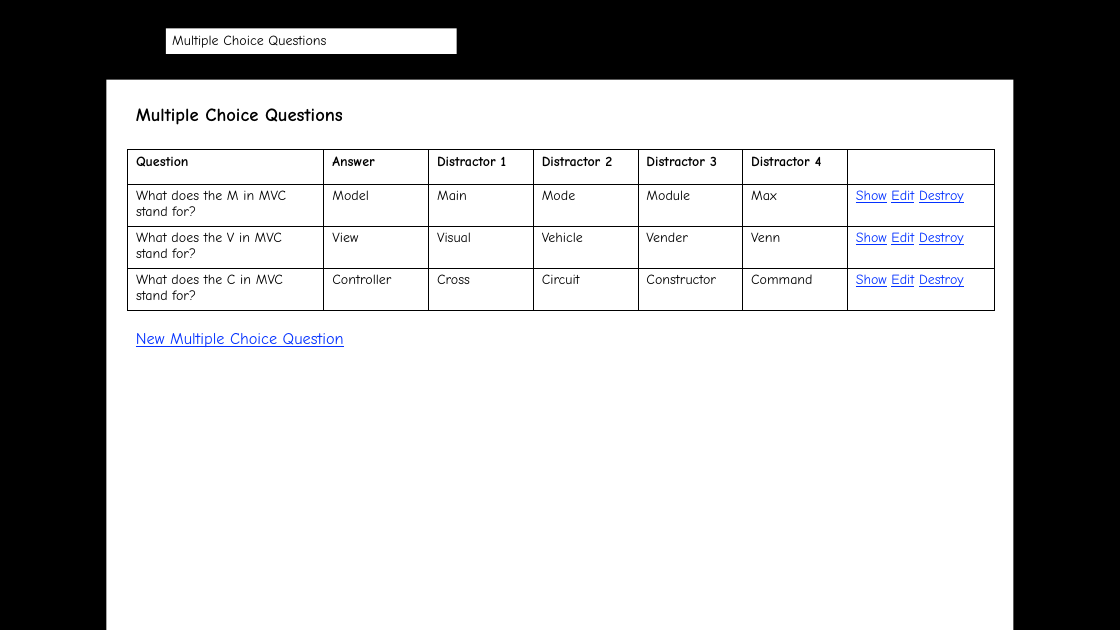
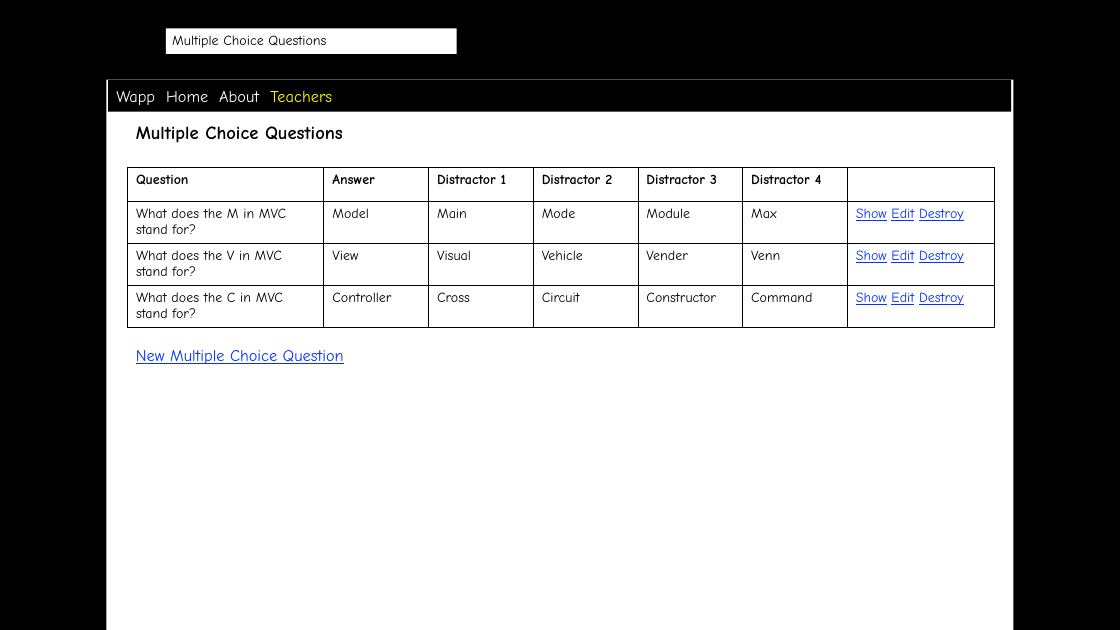
Before and after one commit to scott-fleming/wapp, a slide deck: slide 15 of docs/wireframes.pptx (slide 11 before the commit). Drawn at 1120x630 pixels with LibreOffice and Linux fonts; fonts in the diff are those of the drawing; background and template pictures are left out. Boxes give left, top, right and bottom in pixels: in the first picture for what was removed or moved away, otherwise in the second. Text is boxed around its words. In the diff, an @@ line names an element or a change of style, - is before the commit and + after.

```diff
--- a/docs/wireframes.pptx
+++ b/docs/wireframes.pptx
@@ rectangle added at (108,80,1012,112), fill #000000, 14 pt, text #FFFFFF @@
+Wapp Home About Teachers
@@ text "Multiple Choice Questions": place and size @@
-text "Multiple Choice Questions" at (136,108,343,125)
+text "Multiple Choice Questions" at (136,126,343,143)
@@ table: place and size @@
-table at (128,150,996,311)
+table at (128,167,996,328)
@@ text "New Multiple Choice Question": place and size @@
-text "New Multiple Choice Question" at (136,333,344,347)
+text "New Multiple Choice Question" at (136,350,344,364)
```
Also in this commit, not shown: 11 other slides changed, 4 slides added.
